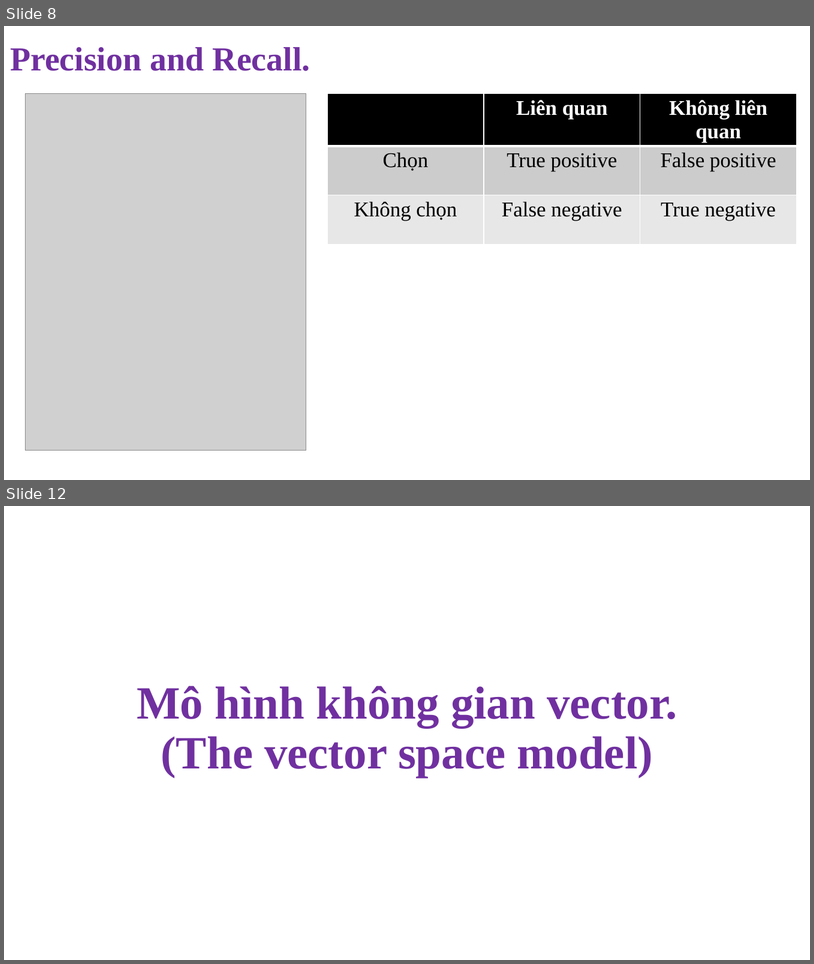
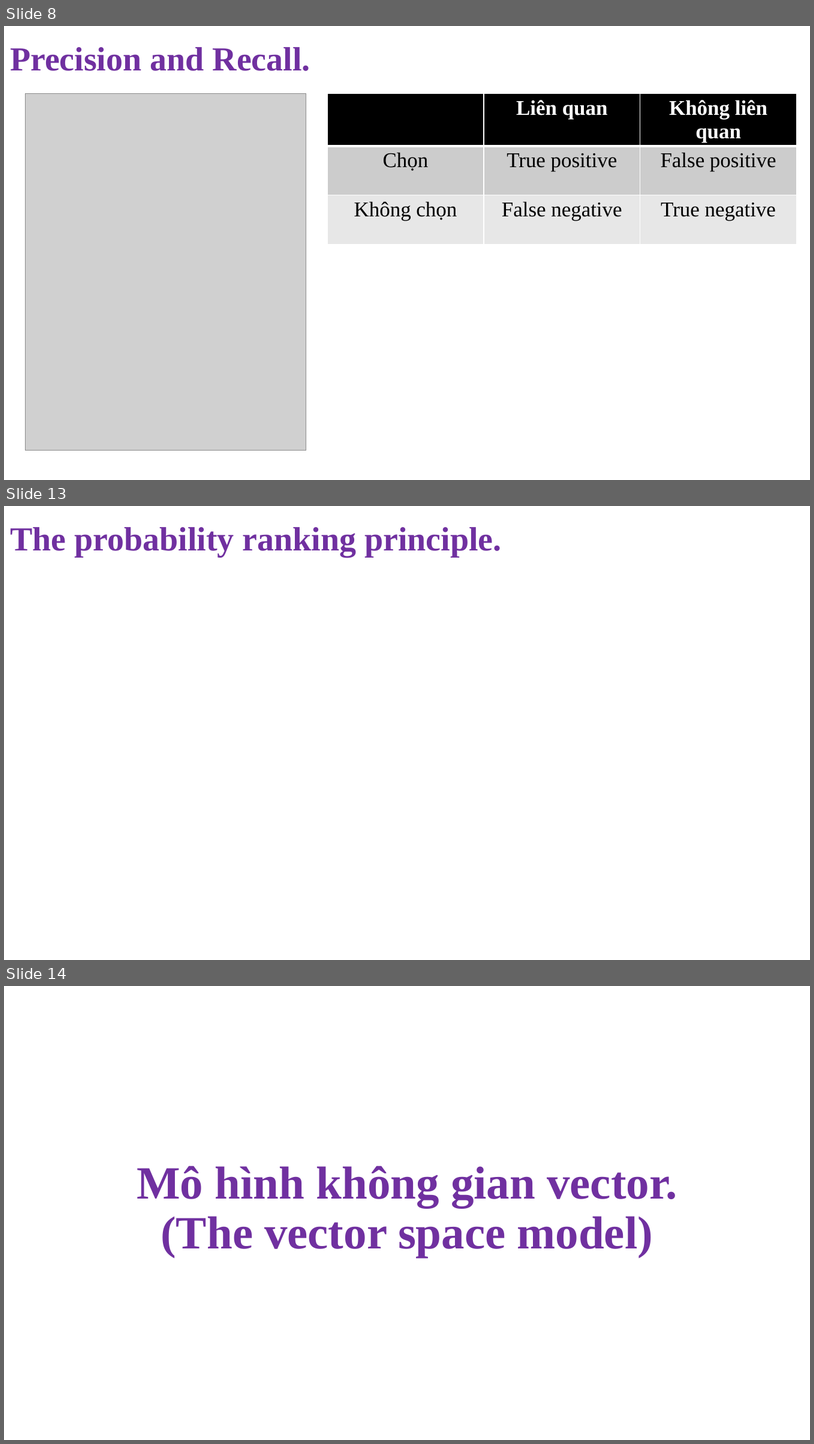
Before and after one commit to NghiLamPhuc/NLP., a slide deck: IR/Presentation1.pptx. Shown one above the other, each under a label of ours: slides 8 and 12 before the commit, slides 8, 13 and 14 after it; the slides between them are not shown. The pictures are 814x964 and 814x1444 pixels, drawn with LibreOffice and Linux fonts; fonts in the diff are those of the drawing; grey boxes stand for pictures. Boxes give left, top, right and bottom in pixels: in the first picture for what was removed or moved away, otherwise in the second. Text is boxed around its words. In the diff, an @@ line names an element or a change of style, - is before the commit and + after.

```diff
--- a/IR/Presentation1.pptx
+++ b/IR/Presentation1.pptx
@@ slide 13 added at box(4, 506, 810, 960), background #FFFFFF @@
@@ text added at box(10, 527, 501, 556), 40 pt, text #7030A0, bold @@
+The probability ranking principle.
@@ what was slide 12 is now slide 14 @@
```
Also in this commit, not shown: 5 slides changed, 1 other slide added, 3 other files.
